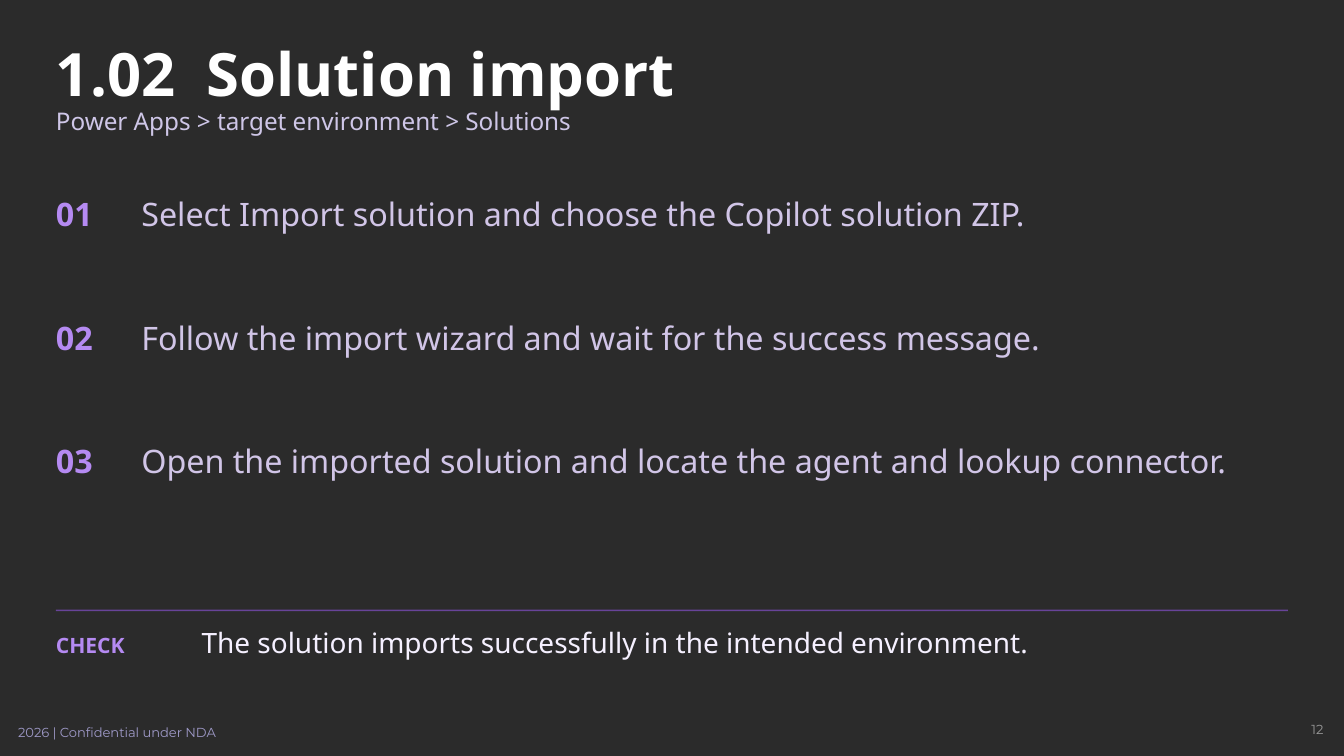
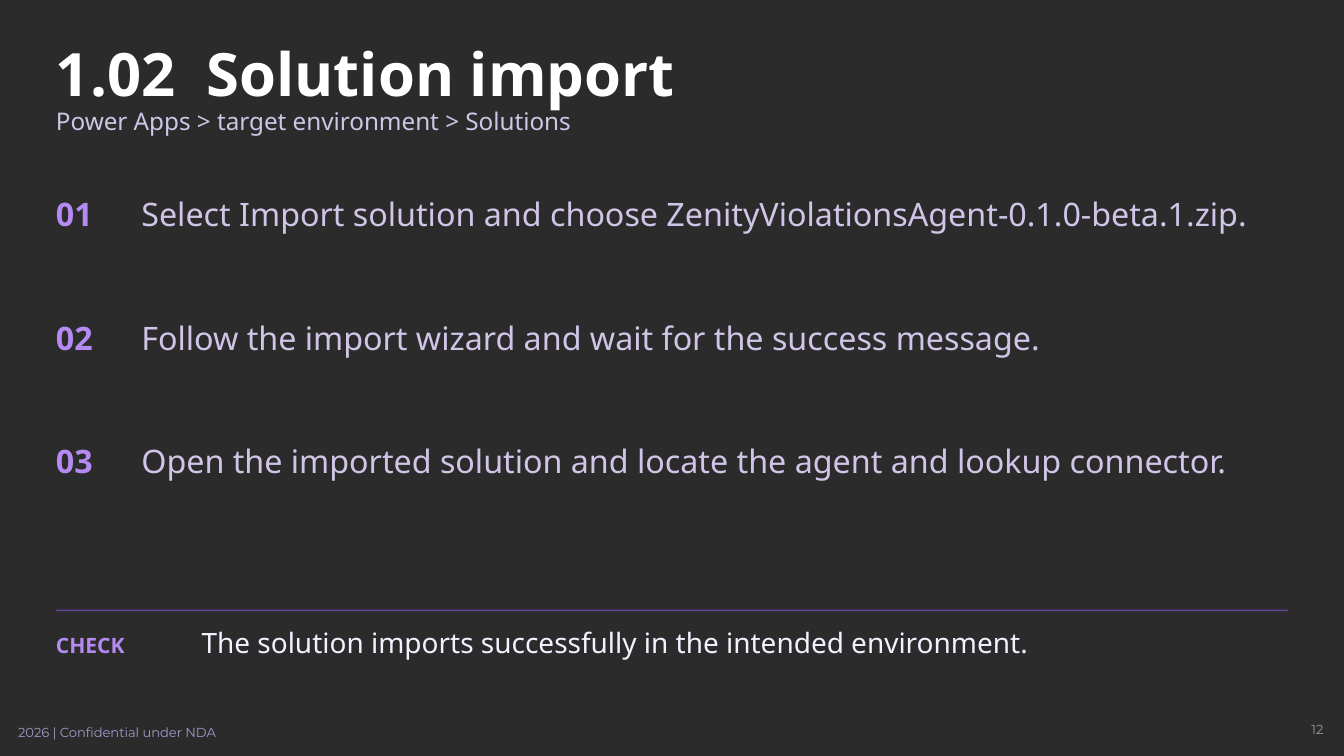
Before and after one commit to johnt-zenity/zenity-remediation-assistant, a slide deck: slide 12 of docs/training/zenity-teams-training.pptx. Drawn at 1344x756 pixels with LibreOffice and Linux fonts; fonts in the diff are those of the drawing; background and template pictures are left out; a plain dark background stands for a picture behind light text. Boxes give left, top, right and bottom in pixels: in the first picture for what was removed or moved away, otherwise in the second. Text is boxed around its words. In the diff, an @@ line names an element or a change of style, - is before the commit and + after.

```diff
--- a/docs/training/zenity-teams-training.pptx
+++ b/docs/training/zenity-teams-training.pptx
@@ text at [141, 201, 1246, 234]: text changed @@
-Select Import solution and choose the Copilot solution ZIP.
+Select Import solution and choose ZenityViolationsAgent-0.1.0-beta.1.zip.
```
Also in this commit, not shown: 10 other slides changed, 2 slides added, 16 other files.
